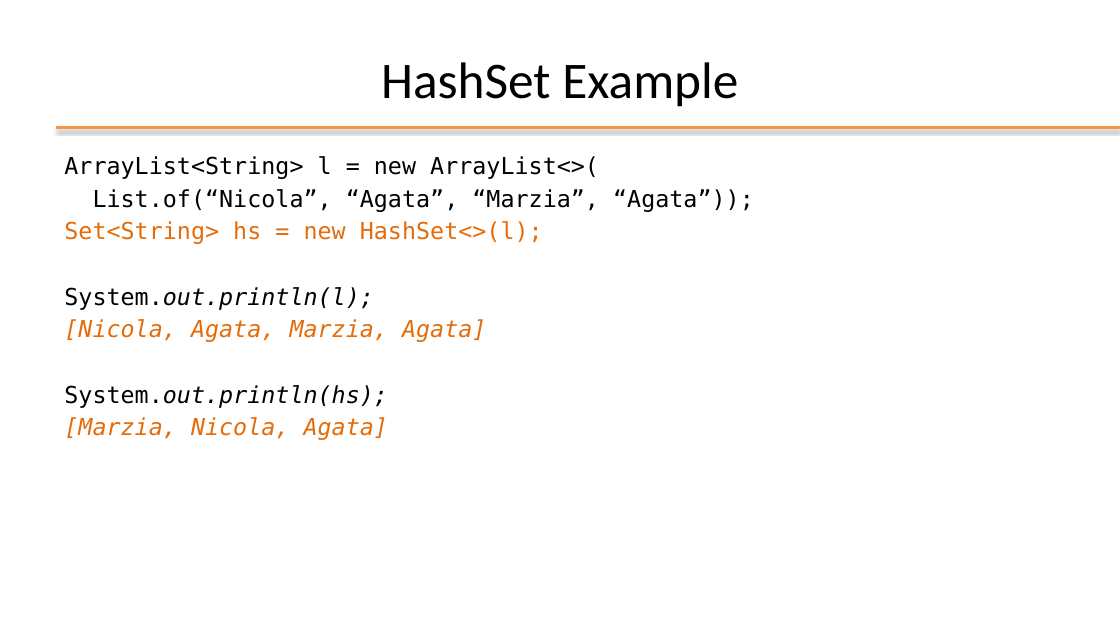
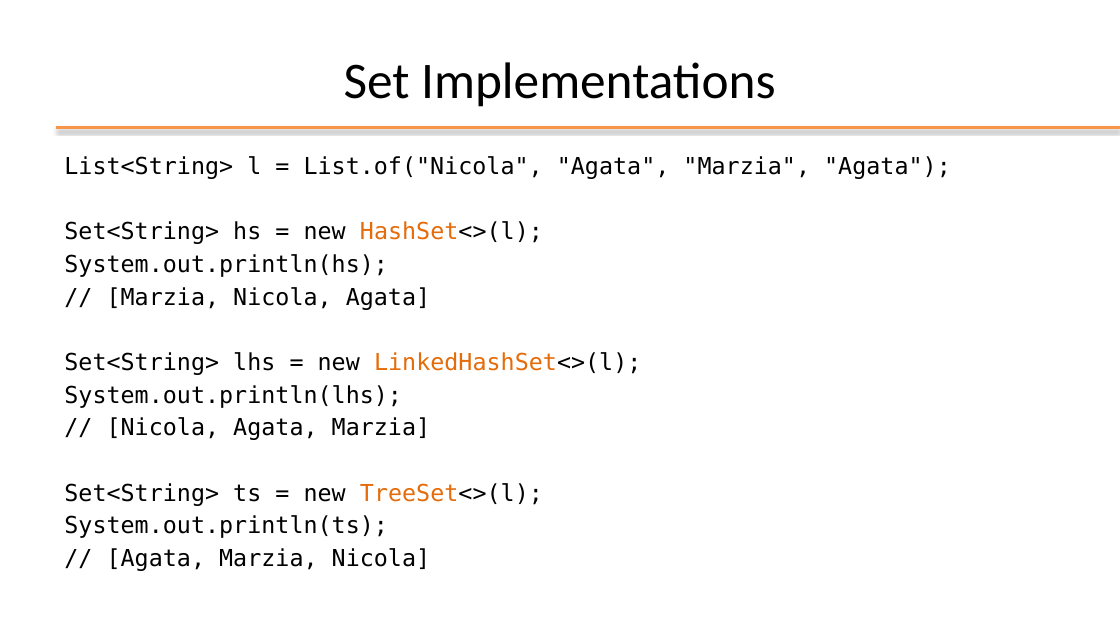
Before and after one commit to nbicocchi/learn-java-core, a slide deck: slide 24 of assets/slides/E4 - Java Data Structures.pptx (slide 23 before the commit). Drawn at 1120x630 pixels with LibreOffice and Linux fonts; fonts in the diff are those of the drawing; background and template pictures are left out. Boxes give left, top, right and bottom in pixels: in the first picture for what was removed or moved away, otherwise in the second. Text is boxed around its words. In the diff, an @@ line names an element or a change of style, - is before the commit and + after.

```diff
--- a/assets/slides/E4 - Java Data Structures.pptx
+++ b/assets/slides/E4 - Java Data Structures.pptx
@@ title at bbox=[344, 62, 775, 107]: text changed @@
-HashSet Example
+Set Implementations
@@ text at bbox=[64, 156, 951, 179]: text changed @@
-ArrayList<String> l = new ArrayList<>(
-List.of(“Nicola”, “Agata”, “Marzia”, “Agata”));
+List<String> l = List.of("Nicola", "Agata", "Marzia", "Agata");
@@ text at bbox=[64, 221, 543, 277]: text colour #E46C0A to #000000 in "Set<String> hs = new HashSet<>(l);"; italic off in "System.out.println(hs);" @@
@@ text at bbox=[64, 287, 486, 342]: paragraphs removed @@
-System.out.println(l);
-[Nicola, Agata, Marzia, Agata]
@@ text at bbox=[64, 287, 641, 571]: text changed; text colour #E46C0A to #000000; italic off @@
-[Marzia, Nicola, Agata]
+// [Marzia, Nicola, Agata]
+Set<String> lhs = new LinkedHashSet<>(l);
+System.out.println(lhs);
+// [Nicola, Agata, Marzia]
+Set<String> ts = new TreeSet<>(l);
+System.out.println(ts);
+// [Agata, Marzia, Nicola]
```
Also in this commit, not shown: 6 other slides changed, 4 slides added, 6 slides removed, 1 other file.
